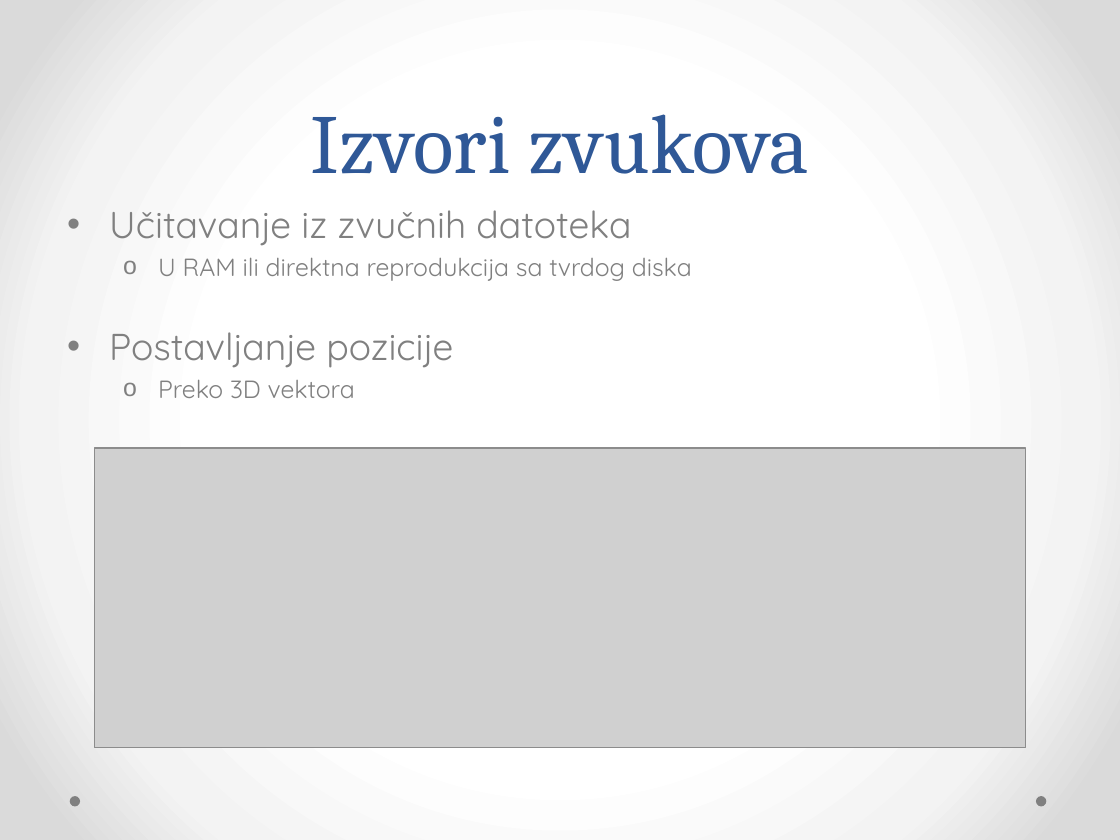
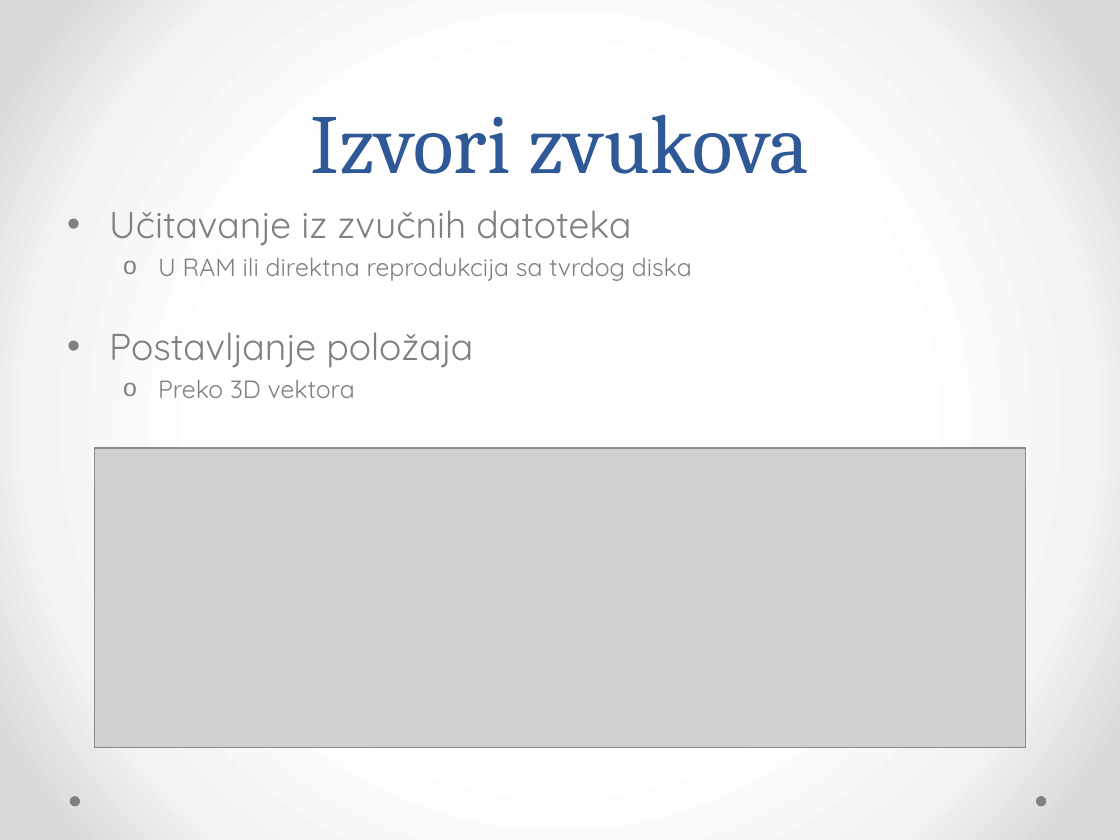
Before and after one commit to Bojanovski/IG-Project, a slide deck: slide 11 of Dokumentacija/Prezentacija.pptx. Drawn at 1120x840 pixels with LibreOffice and Linux fonts; fonts in the diff are those of the drawing; grey boxes stand for pictures. Boxes give left, top, right and bottom in pixels: in the first picture for what was removed or moved away, otherwise in the second. Text is boxed around its words. In the diff, an @@ line names an element or a change of style, - is before the commit and + after.

Commit message:
pozicija u položaj

```diff
--- a/Dokumentacija/Prezentacija.pptx
+++ b/Dokumentacija/Prezentacija.pptx
@@ text at [109, 332, 473, 368]: text changed @@
-• Postavljanje pozicije
+• Postavljanje položaja
```
Also in this commit, not shown: 1 other slide changed.
